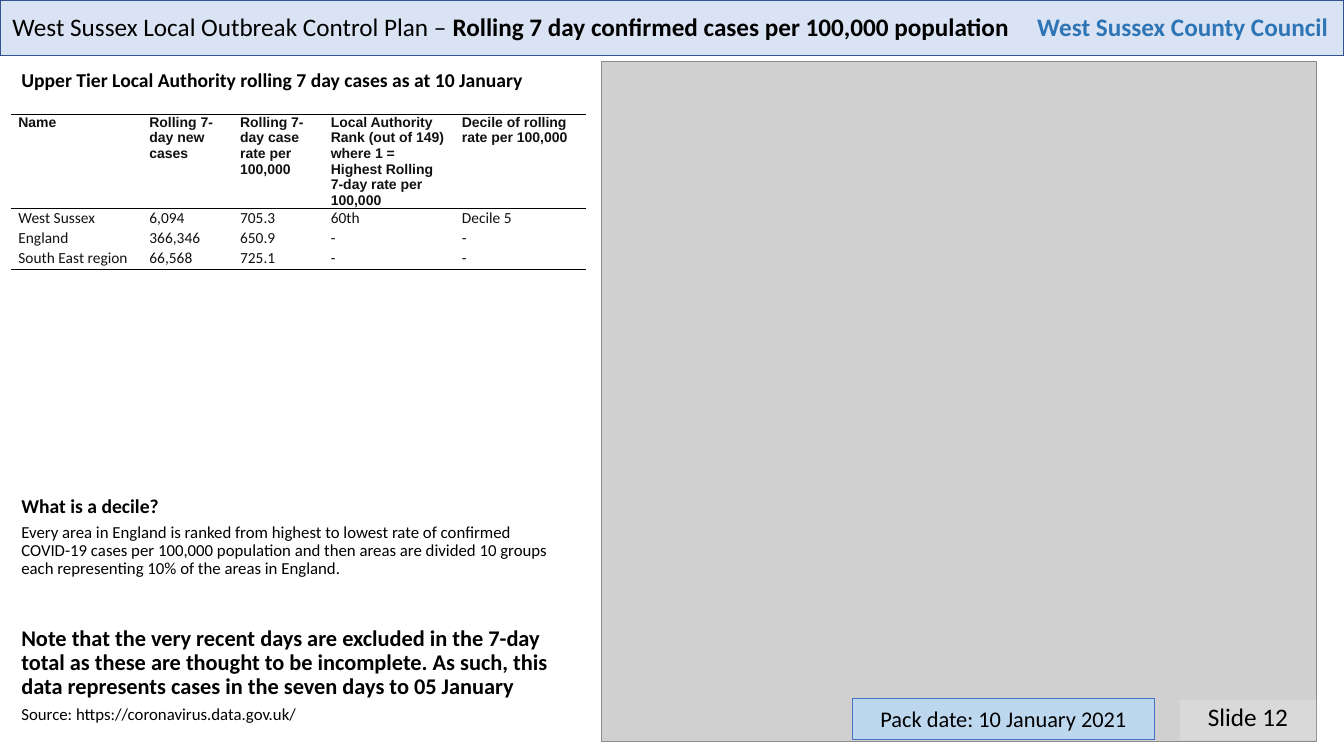
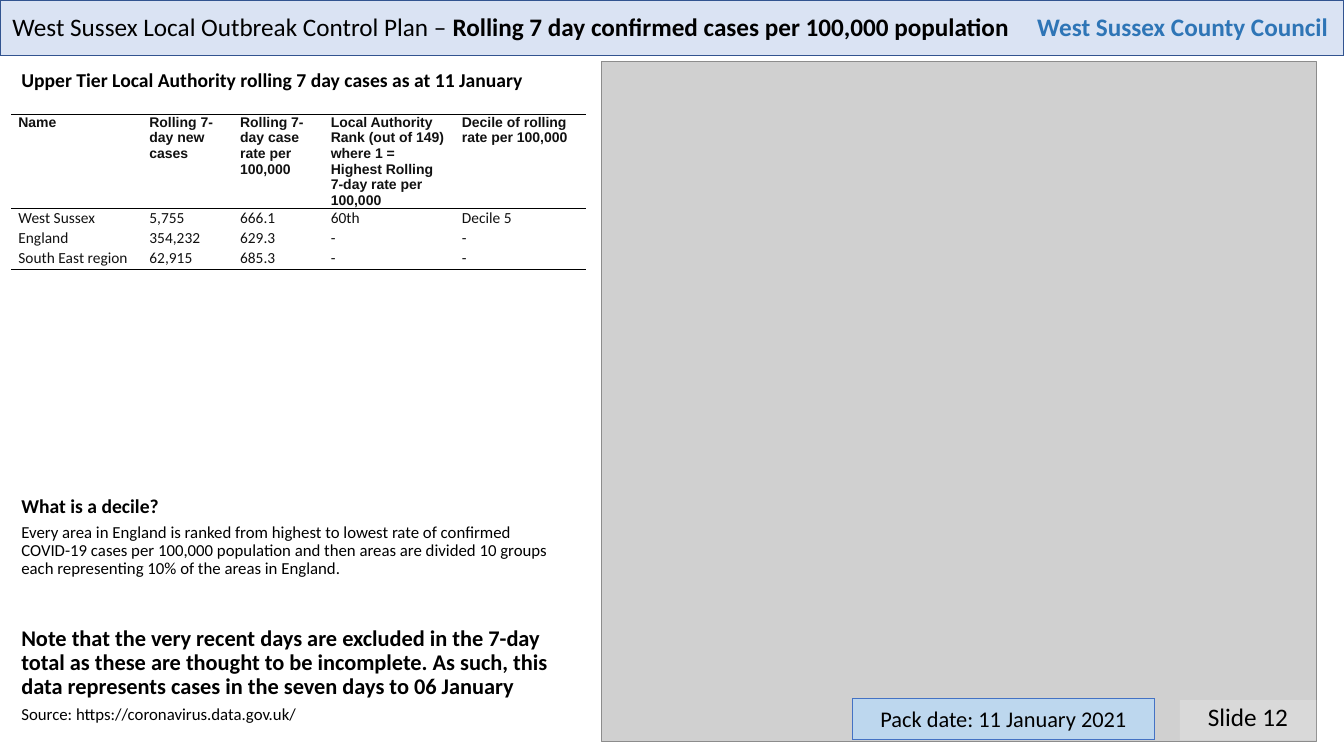
Before and after one commit to psychty/wsx_covid_datapack_public, a slide deck: slide 12 of Latest_West_Sussex_C19_slide_deck.pptx. Drawn at 1344x756 pixels with LibreOffice and Linux fonts; fonts in the diff are those of the drawing; grey boxes stand for pictures. Boxes give left, top, right and bottom in pixels: in the first picture for what was removed or moved away, otherwise in the second. Text is boxed around its words. In the diff, an @@ line names an element or a change of style, - is before the commit and + after.

```diff
--- a/Latest_West_Sussex_C19_slide_deck.pptx
+++ b/Latest_West_Sussex_C19_slide_deck.pptx
@@ text at (x1=21, y1=73, x2=522, y2=91): text changed @@
-Upper Tier Local Authority rolling 7 day cases as at 10 January
+Upper Tier Local Authority rolling 7 day cases as at 11 January
@@ table at (x1=11, y1=115, x2=586, y2=394) @@
-row 2, column 2: 6,094
+row 2, column 2: 5,755
-row 2, column 3: 705.3
+row 2, column 3: 666.1
-row 3, column 2: 366,346
+row 3, column 2: 354,232
-row 3, column 3: 650.9
+row 3, column 3: 629.3
-row 4, column 2: 66,568
+row 4, column 2: 62,915
-row 4, column 3: 725.1
+row 4, column 3: 685.3
@@ text at (x1=21, y1=630, x2=547, y2=698): text changed @@
-Note that the very recent days are excluded in the 7-day total as these are thought to be incomplete. As such, this data represents cases in the seven days to 05 January
+Note that the very recent days are excluded in the 7-day total as these are thought to be incomplete. As such, this data represents cases in the seven days to 06 January
@@ text in rectangle at (x1=880, y1=711, x2=1126, y2=731): text changed @@
-Pack date: 10 January 2021
+Pack date: 11 January 2021
```
Also in this commit, not shown: 21 other slides changed, 48 other files.
